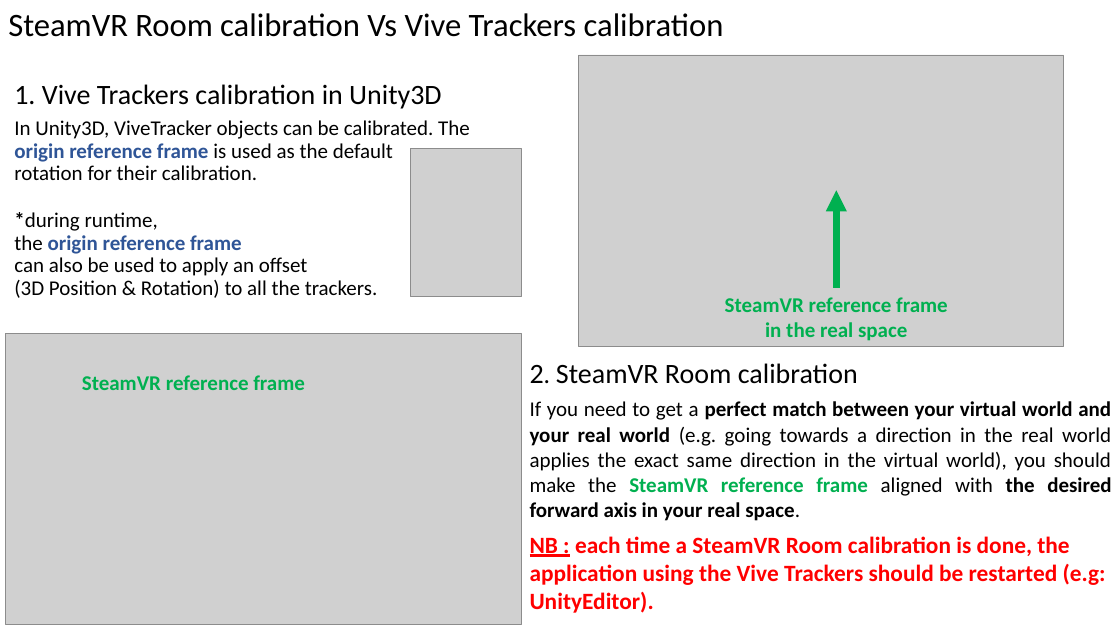
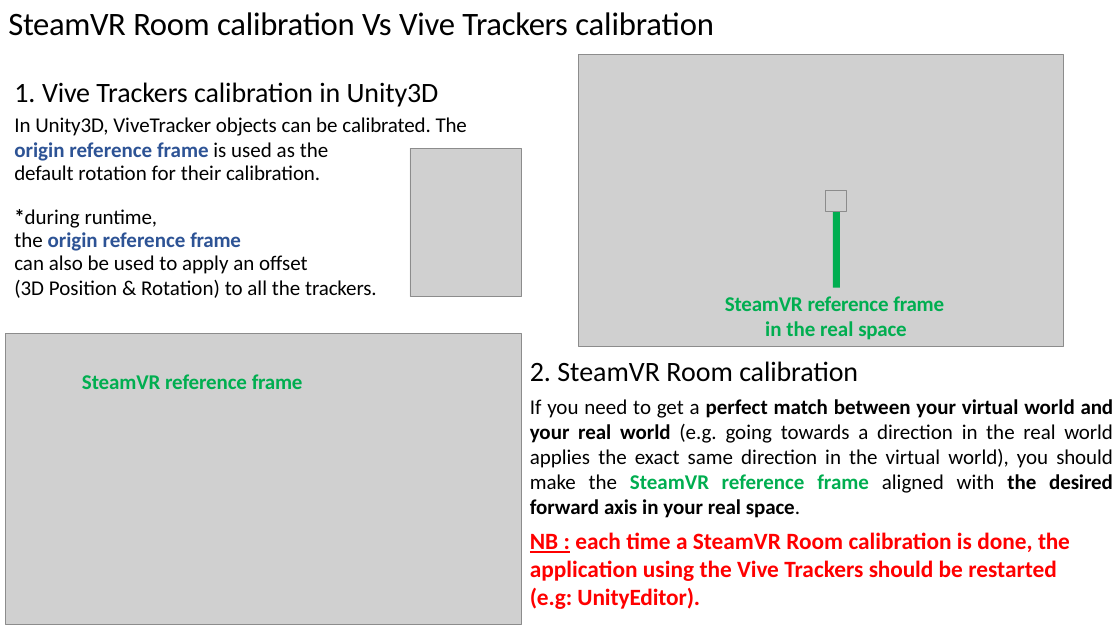
Before and after one commit to ebadier/ViveTrackers, a slide deck: slide 5 of Doc/ViveTrackersDocumentation.pptx (slide 4 before the commit). Drawn at 1120x630 pixels with LibreOffice and Linux fonts; fonts in the diff are those of the drawing; grey boxes stand for pictures. Boxes give left, top, right and bottom in pixels: in the first picture for what was removed or moved away, otherwise in the second. Text is boxed around its words. In the diff, an @@ line names an element or a change of style, - is before the commit and + after.

```diff
--- a/Doc/ViveTrackersDocumentation.pptx
+++ b/Doc/ViveTrackersDocumentation.pptx
@@ title "SteamVR Room calibration Vs Vive ..." at [8, 12, 714, 36]: letter spacing 0 to -0.3 pt in "SteamVR Room"; letter spacing 0 to -0.2 pt in "calibration Vs Vive Trackers"; letter spacing 0 to -0.1 pt in "calibration"; indent changed @@
@@ text at [14, 82, 439, 107]: letter spacing 0 to -0.2 pt in "Vive in"; letter spacing 0 to -0.1 pt in "Trackers calibration Unity3D"; indent changed; line spacing 0.9 to 1; more space between paragraphs @@
@@ text at [14, 117, 467, 180]: text changed @@
-In Unity3D, ViveTracker objects can be calibrated. The origin reference frame is used as the default
-rotation for their calibration.
-*during runtime,
-the origin reference frame
-can also be used to apply an offset
-(3D Position & Rotation) to all the trackers.
+In Unity3D, ViveTracker objects can be calibrated. The
+origin reference frame is used as the default rotation for their calibration.
@@ text added at [14, 209, 377, 298], 18 pt, text #000000 @@
+*during runtime,
+the origin reference frame
+can also be used to apply an offset
+(3D Position & Rotation) to all the trackers.
@@ picture added at [826, 191, 847, 212] @@
@@ freeform shape added at [833, 208, 839, 287], fill #00AE50 @@
@@ arrow removed from (837, 287) to (837, 191) @@
@@ text "SteamVR reference frame in the ..." at [725, 296, 944, 340]: text colour #00B050 to #00AE50; letter spacing 0 to -0.2 pt in "SteamVR reference frame space"; alignment centre to left; indent changed; more space between paragraphs @@
@@ text "SteamVR reference frame" at [82, 374, 303, 389]: text colour #00B050 to #00AE50; letter spacing 0 to -0.1 pt in "SteamVR reference"; letter spacing 0 to -0.2 pt in "frame"; alignment centre to left; indent changed; more space between paragraphs @@
@@ text at [530, 361, 1113, 518]: size 22 to 24 pt in "2."; letter spacing 0 to -0.1 pt in "calibration", "world should desired space."; text colour #00B050 to #00AE50 in "SteamVR reference frame"; letter spacing 0 to -0.2 pt in "and"; indent changed; more space between paragraphs; line spacing 1 to 1 @@
@@ text at [530, 532, 1070, 609]: paragraph added @@
+NB : each time a SteamVR Room calibration is done, the application using the Vive Trackers should be restarted (e.g: UnityEditor).
@@ text removed at [530, 536, 1106, 613] @@
-NB : each time a SteamVR Room calibration is done, the application using the Vive Trackers should be restarted (e.g: UnityEditor).
```
Also in this commit, not shown: 11 other slides changed, 1 other file.
